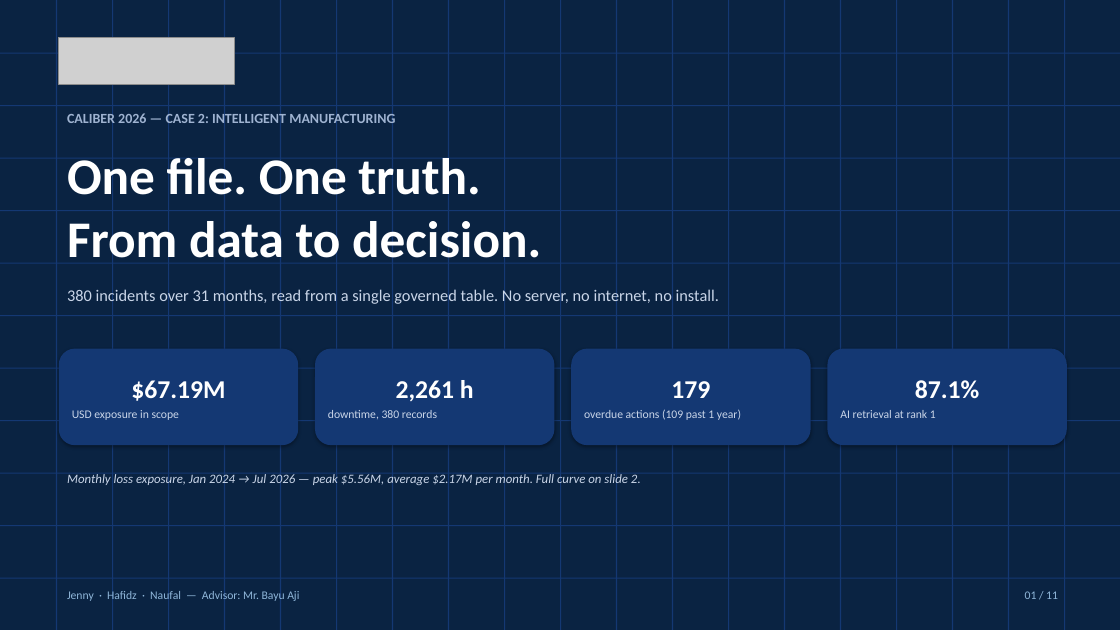
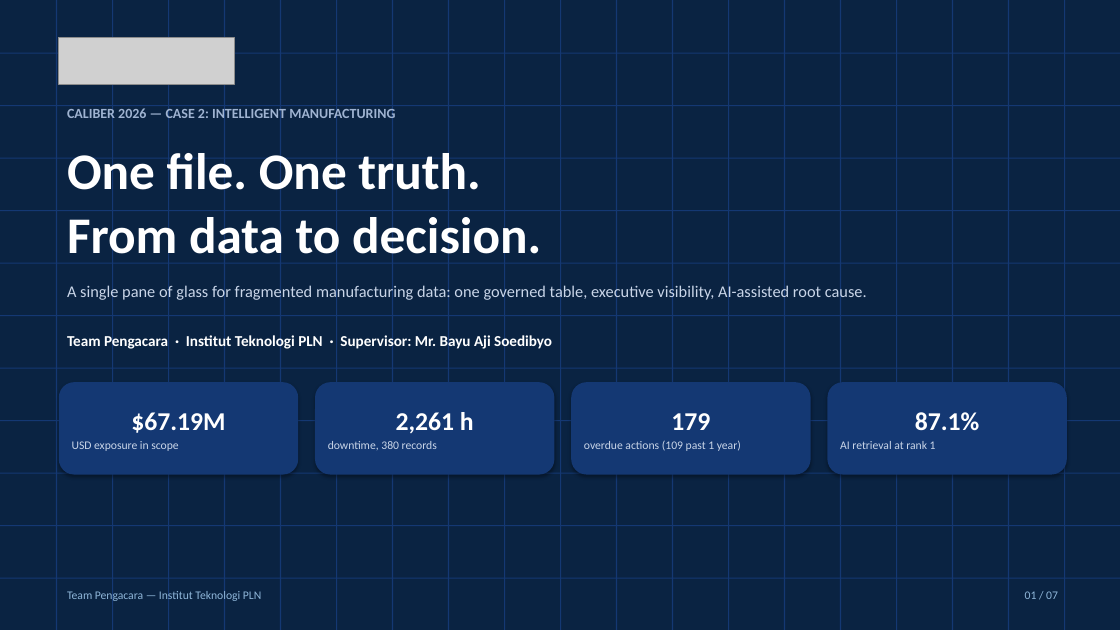
Before and after one commit to naufalraihans/lomba-caliber, a slide deck: slide 1 of submission/03_presentation.pptx. Drawn at 1120x630 pixels with LibreOffice and Linux fonts; fonts in the diff are those of the drawing; grey boxes stand for pictures. Boxes give left, top, right and bottom in pixels: in the first picture for what was removed or moved away, otherwise in the second. Text is boxed around its words. In the diff, an @@ line names an element or a change of style, - is before the commit and + after.

Commit message:
deck rev6: official 7+appendix pptx, Team Pengacara IT PLN, native charts

```diff
--- a/submission/03_presentation.pptx
+++ b/submission/03_presentation.pptx
@@ text "CALIBER 2026 — CASE 2: ...": place and size @@
-text "CALIBER 2026 — CASE 2: ..." at [67, 111, 395, 127]
+text "CALIBER 2026 — CASE 2: ..." at [67, 107, 395, 123]
@@ text "One file. One truth.": place and size @@
-text "One file. One truth." at [67, 151, 541, 270]
+text "One file. One truth." at [67, 147, 541, 266]
@@ text at [67, 284, 867, 302]: text changed @@
-380 incidents over 31 months, read from a single governed table. No server, no internet, no install.
+A single pane of glass for fragmented manufacturing data: one governed table, executive visibility, AI-assisted root cause.
@@ text added at [67, 333, 552, 351], 13 pt, text #FFFFFF, bold @@
+Team Pengacara · Institut Teknologi PLN · Supervisor: Mr. Bayu Aji Soedibyo
@@ 4 rounded rectangles: place and size @@
-4 rounded rectangles at [59, 349, 1067, 445]
+4 rounded rectangles at [59, 382, 1067, 475]
@@ text removed at [67, 472, 641, 487] @@
-Monthly loss exposure, Jan 2024 → Jul 2026 — peak $5.56M, average $2.17M per month. Full curve on slide 2.
@@ text at [67, 589, 261, 602]: text changed @@
-Jenny · Hafidz · Naufal — Advisor: Mr. Bayu Aji
+Team Pengacara — Institut Teknologi PLN
@@ text at [1025, 591, 1058, 599]: text changed @@
-01 / 11
+01 / 07
```
Also in this commit, not shown: 7 other slides changed, 4 slides added, 3 slides removed, 2 other files.
